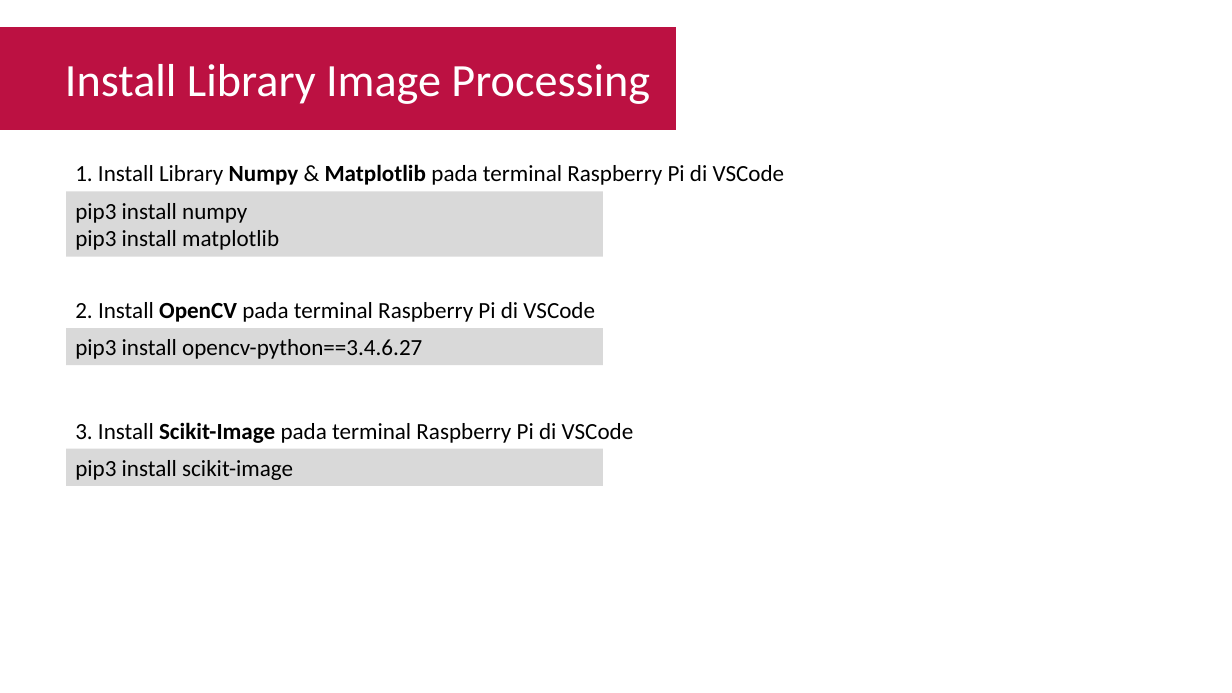
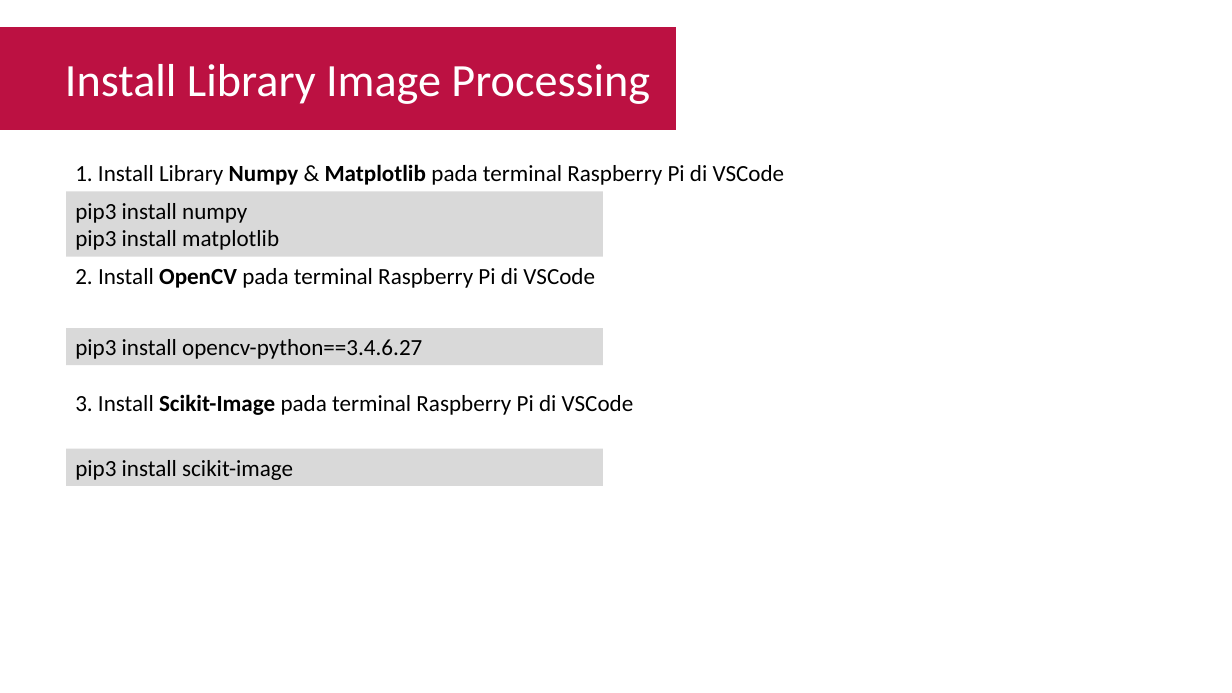
Before and after one commit to Muhammad-Yunus/Materi-Training, a slide deck: slide 3 of A. Raspberry Pi - Image Processing/#5 - Computer Vision Part 1 (read, show, write image)/P5 - Computer Vision Part 1 (read, show, write image).pptx. Drawn at 1232x693 pixels with LibreOffice and Linux fonts; fonts in the diff are those of the drawing. Boxes give left, top, right and bottom in pixels: in the first picture for what was removed or moved away, otherwise in the second. Text is boxed around its words. In the diff, an @@ line names an element or a change of style, - is before the commit and + after.

```diff
--- a/A. Raspberry Pi - Image Processing/#5 - Computer Vision Part 1 (read, show, write image)/P5 - Computer Vision Part 1 (read, show, write image).pptx
+++ b/A. Raspberry Pi - Image Processing/#5 - Computer Vision Part 1 (read, show, write image)/P5 - Computer Vision Part 1 (read, show, write image).pptx
@@ text "2. Install OpenCV pada terminal ...": place and size @@
-text "2. Install OpenCV pada terminal ..." at (75, 302, 595, 322)
+text "2. Install OpenCV pada terminal ..." at (75, 268, 595, 288)
@@ text "3. Install Scikit-Image pada terminal ...": place and size @@
-text "3. Install Scikit-Image pada terminal ..." at (75, 422, 634, 443)
+text "3. Install Scikit-Image pada terminal ..." at (75, 394, 634, 415)
```
Also in this commit, not shown: 4 other slides changed, 1 slide added, 2 other files.
